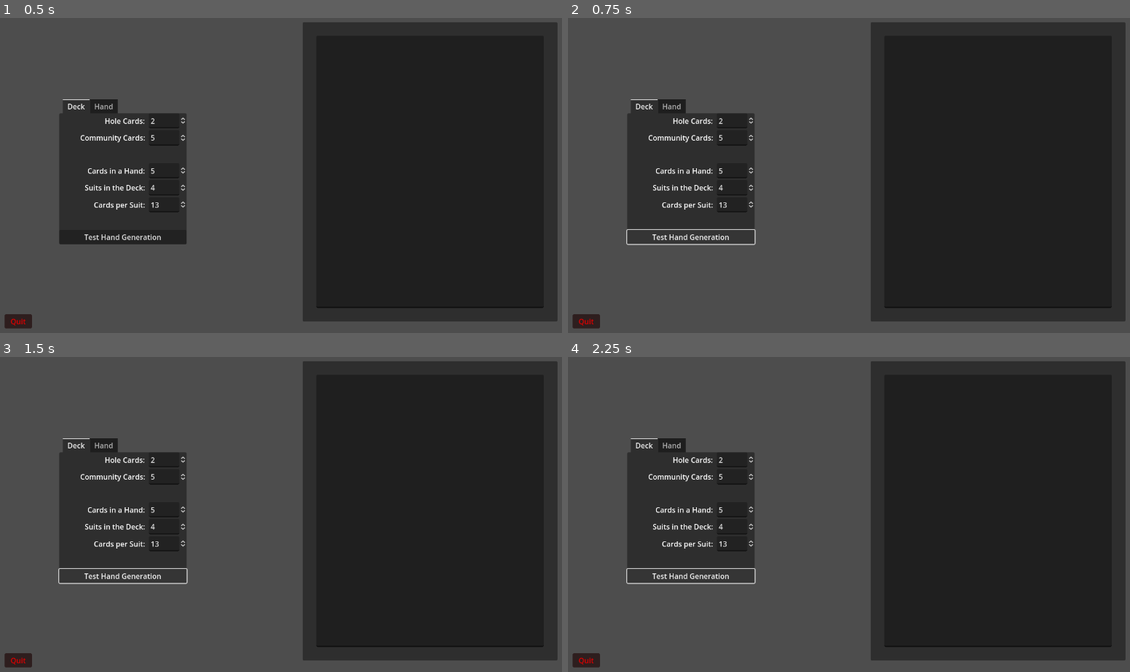
Above: before the commit, frames 1-4 (two rows, left to right).
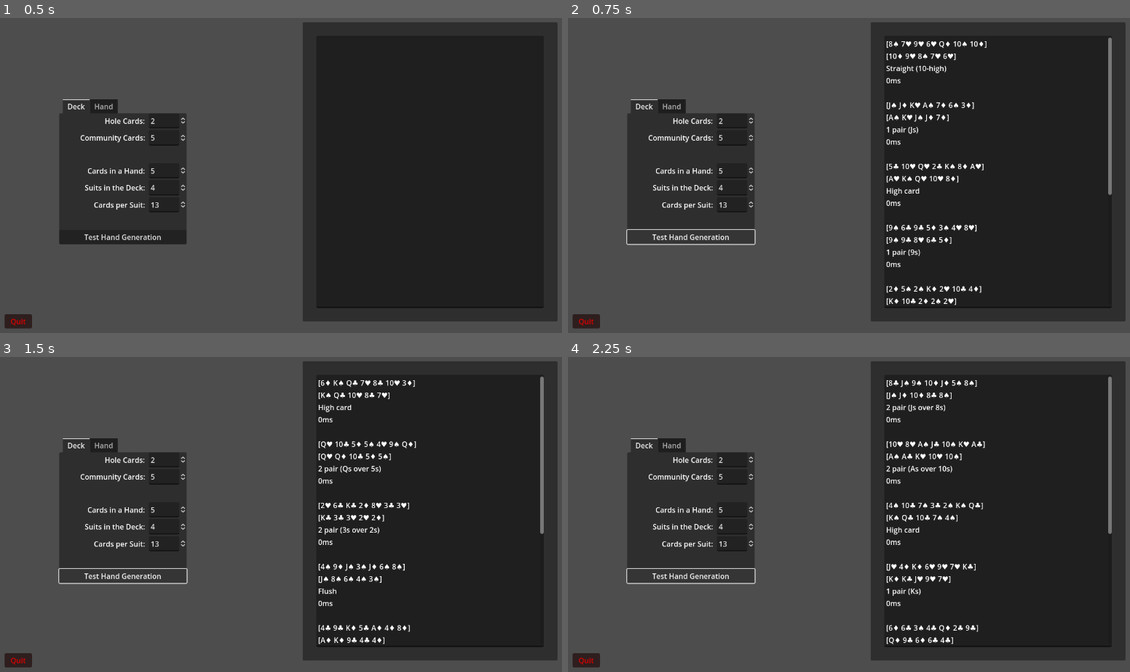
Above: after the commit, the same moments.

Repository: rwilson02/Poker-Party
Game: Godot game, scene res://scenes/debug/test_hands.tscn
Same seed, same stepped clock (60 frames per second), same inputs: the game is played once before the commit and once after it. This scene is started directly instead of the project's main scene.
Inputs:
- Up to frame 1 (0.5 s): no input
- Up to frame 2 (0.75 s): click "Test Hand Generation" at 0.5 s
- Up to frame 3 (1.5 s): click "Test Hand Generation" at 1.25 s
- Up to frame 4 (2.25 s): click "Test Hand Generation" at 2 s

Frame 1 is identical in both runs. In frame 2, 2.0% of the frame differs, in the area x 56-97%, y 6-92%; in frame 3, 2.0%; in frame 4, 2.1%.
Error before the commit: Parse Error: Too many arguments for "get_best_hand()" call. Expected at most 1 but received 2. (res://scripts/debug/hand_generation.gd:32)

Commit message:
Update hand_generation.gd

Diff:
--- a/scripts/debug/hand_generation.gd
+++ b/scripts/debug/hand_generation.gd
@@ -29,7 +29,7 @@
 		for i in pull:
 			cards.append(deck.pop_back())
 
-		var best_hand = Hand.get_best_hand(cards, Rules.RULES["CARDS_PER_HAND"])
+		var best_hand = Hand.get_best_hand(cards)
 		var end_time = Time.get_ticks_msec() - start_time
 
 		if best_hand.rank != "":
@@ -46,6 +46,7 @@
 
 func do_hand_test():
 	output_box.clear()
+	set_rules()
 
 	var invalid = false
 
@@ -67,7 +68,7 @@
 		output_box.set_line(0, "Error (Card index out of range of deck size)")
 		return
 
-	var best_hand = Hand.get_best_hand(input_cards, Rules.RULES["CARDS_PER_HAND"])
+	var best_hand = Hand.get_best_hand(input_cards)
 
 	if best_hand.rank != "":
 		output_box.set_line(0, "%s\n" % Rules.hand_to_string(input_cards))
